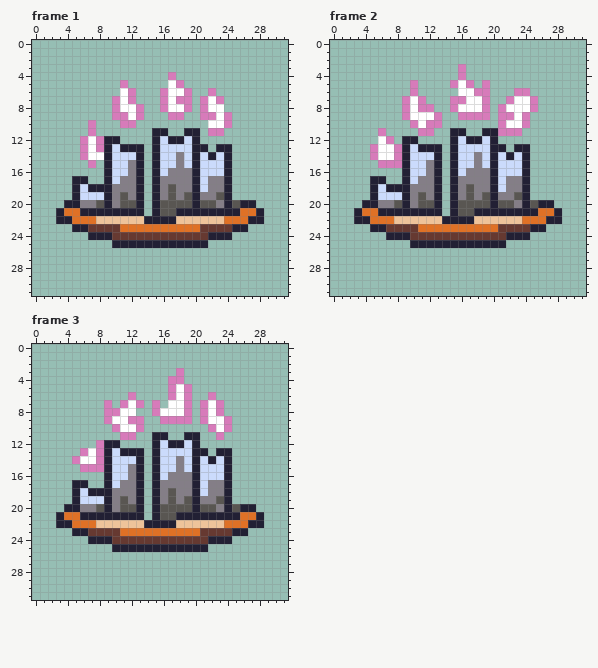
File history of a pixel-art file, assets/imgs/candles.ase. The first picture shows the starting point.
32x32 pixels, 3 frames. Shown: frame 1, frame 2, frame 3.
Once edited:
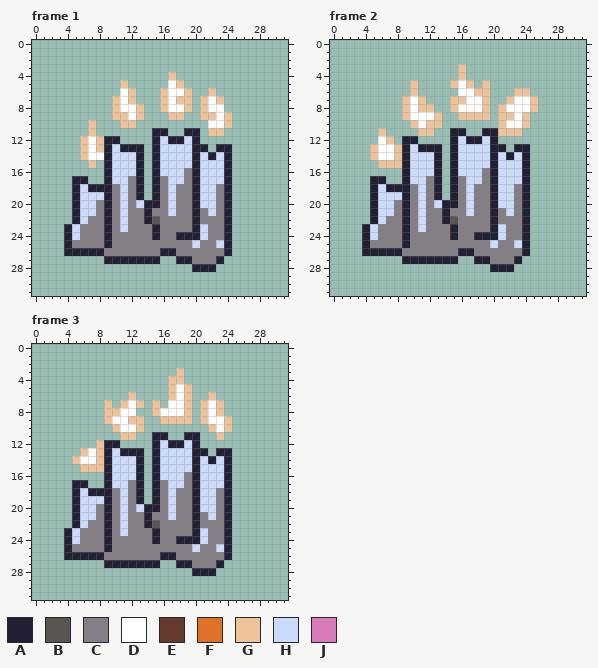
Palette (. is transparent): A #222034  B #595652  C #847e87  D #ffffff  E #663931  F #df7126  G #eec39a  H #cbdbfc  J #d77bba
Difference:
Changed rows in their new state; - is an unchanged pixel.
Frame 1, layer "Layer 2":
first column x 3:
 4 --------------G-----------
 5 --------G------G----------
 6 ---------G---G--G--G------
 7 -------G-G---G-GG-G-G-----
 8 -------G--G--G--G-G-------
 9 -------GG-G---GG--GG-G----
10 ----G---GG-----------G----
11 ----G--------------GG-----
12 ---G-G--------------------
13 ---G-G--------------------
14 ---G-----------H----------
15 ----G----H-----H----------
16 ---------H----HH----------
17 --------H-----HH---HH-----
18 --------H-----H----H------
19 --------H-----H-C-HHC-----
20 -.-HHC--HCHA-CHCC-HH--...-
21 ..AHHC-CHCCACCHCC-CHC-....
22 ..AHCCACHCC-BCCCCACCCA....
23 -AHCCCACHCCCACCCCAHCCA..--
24 -AHCCC-CCCCCACCAAAHCC-----
25 -ACCCCACCCCCCCCCCHCCHA----
26 -AAAAACCCCCCCAACCCCCCA----
27 ------AAAAAAA--AACCCA-----
28 -----------------AAA------
Frame 2, layer "Layer 2":
first column x 3:
 3 -------------G------------
 4 -------------G------------
 5 -------G----G-G-G---------
 6 -------G-------GG---GG----
 7 ------G-G---GG--G--G--G---
 8 ------G-GG--G---G-G---G---
 9 ------G---G--GGGG-GG-G----
10 -------G-GG-------G--G----
11 ---G----GG--------GGG-----
12 ----G---------------------
13 --G--G--------------------
14 --G--G---------H----------
15 ---GGG---H-----H----------
16 ---------H----HH----------
17 --------H-----HH---HH-----
18 --------H-----H----H------
19 --------H-----H-C-HHC-----
20 -.-HHC--HCHA-CHCC-HH--...-
21 ..AHHC-CHCCACCHCC-CHC-....
22 ..AHCCACHCC-BCCCCACCCA....
23 -AHCCCACHCCCACCCCAHCCA..--
24 -AHCCC-CCCCCACCAAAHCC-----
25 -ACCCCACCCCCCCCCCHCCHA----
26 -AAAAACCCCCCCAACCCCCCA----
27 ------AAAAAAA--AACCCA-----
28 -----------------AAA------
Frame 3, layer "Layer 2":
first column x 3:
 3 ---------------G----------
 4 --------------GG----------
 5 --------------G-G---------
 6 ---------G----G-G--G------
 7 ------G-G-G-G---G-G-G-----
 8 ------GG----G---G-G-G-----
 9 ------G--GG--GGGG-G--G----
10 -------G--G--------G-G----
11 --------GG----------G-----
12 -----G--------------------
13 ---G-G--------------------
14 --G--G---------H----------
15 ---GGG---H-----H----------
16 ---------H----HH----------
17 --------H-----HH---HH-----
18 --------H-----H----H------
19 --------H-----H-C-HHC-----
20 -.-HHC--HCHA-CHCC-HH--...-
21 ..AHHC-CHCCACCHCC-CHC-....
22 ..AHCCACHCC-BCCCCACCCA....
23 -AHCCCACHCCCACCCCAHCCA..--
24 -AHCCC-CCCCCACCAAAHCC-----
25 -ACCCCACCCCCCCCCCHCCHA----
26 -AAAAACCCCCCCAACCCCCCA----
27 ------AAAAAAA--AACCCA-----
28 -----------------AAA------
